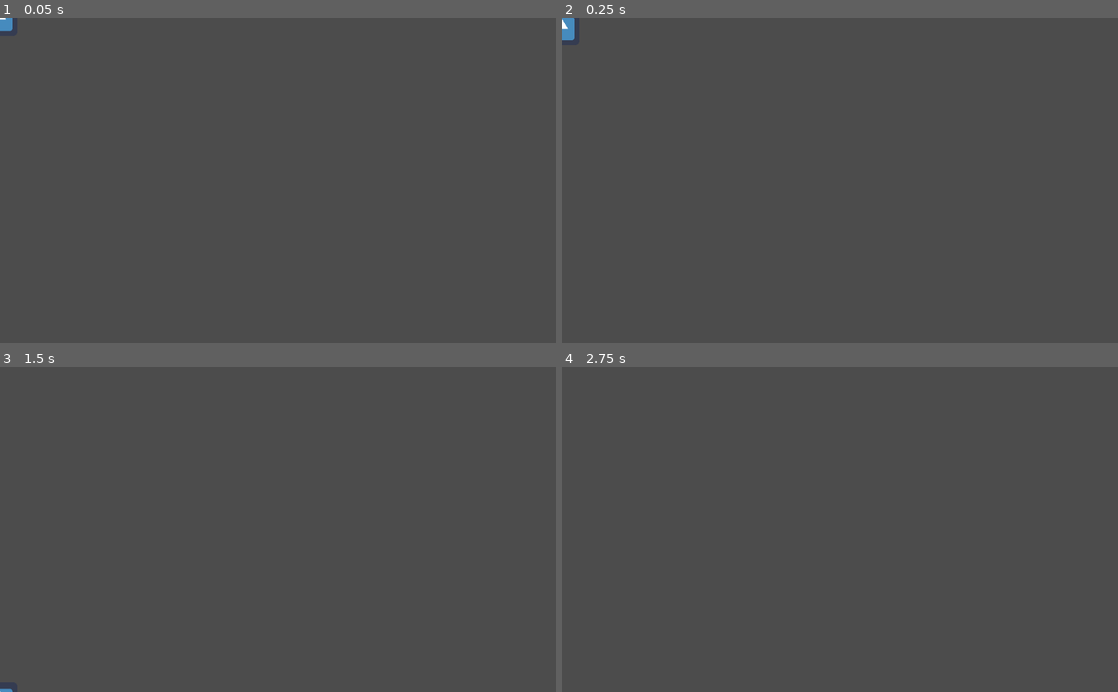
Above: before the commit, frames 1-4 (two rows, left to right).
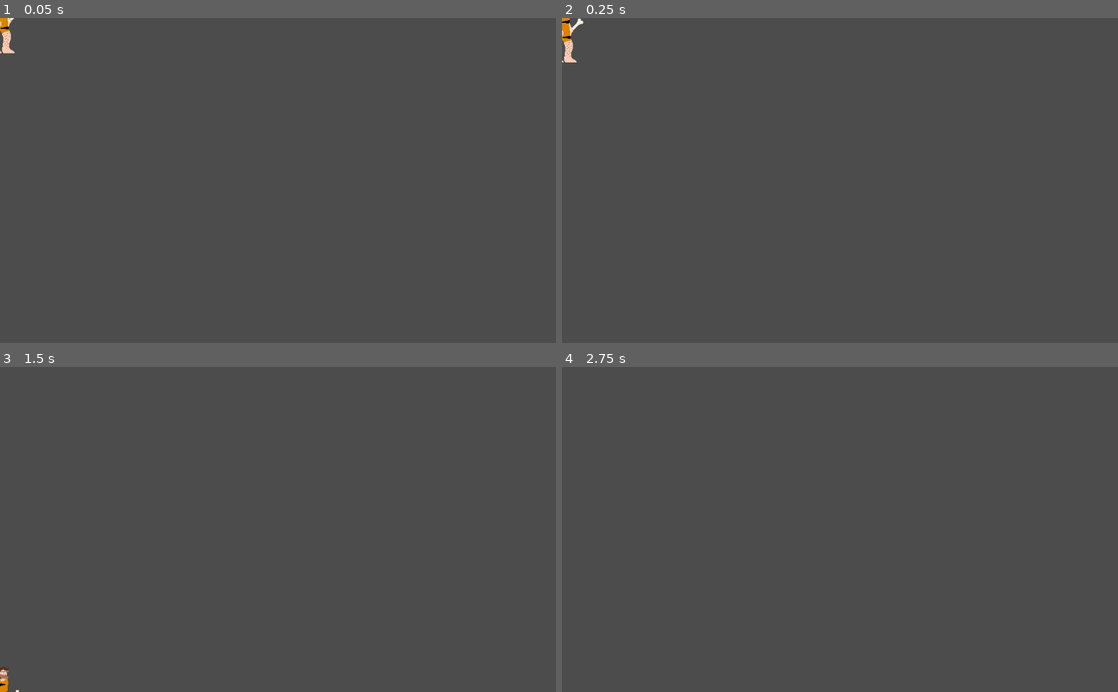
Above: after the commit, the same moments.

Repository: gilmarkandrade/game_lucas_github
Game: Godot game, scene res://inimigos/inimigos_comun/fase_1/homem_das_cavernas/side_scroller/homen_das_cavernas(s_d).tscn
Same seed, same stepped clock (60 frames per second), same inputs: the game is played once before the commit and once after it. This scene is started directly instead of the project's main scene. The engine's default icon, where the game draws it, is replaced by a stand-in: a white triangle on a blue panel in a dark square.
Inputs:
- Up to frame 1 (0.05 s): no input
- Up to frame 2 (0.25 s): no input
- Up to frame 3 (1.5 s): tap Enter (ui_accept) at 0.5, 0.77 s; hold Right (ui_right) from 0.53 s (still down)
- Up to frame 4 (2.75 s): tap Enter (ui_accept) at 1.52, 2 s; release Right (ui_right) at 2.03 s; hold Left (ui_left) from 2.03 s (still down)

The runs differ from the first frame. In frame 1, 0.2% of the frame differs, in the area x 0-3%, y 0-11%; in frame 2, 0.3%, in the area x 0-4%, y 0-14%; in frame 3, 0.1%; in frame 4, nothing differs.

Commit message:
Implementando animação homem das cavernas
Implementado a animação "idle" do homem das cavernas

Diff:
--- a/game_lucas/inimigos/inimigos_comun/fase_1/homem_das_cavernas/side_scroller/homen_das_cavernas(s_d).tscn
+++ b/game_lucas/inimigos/inimigos_comun/fase_1/homem_das_cavernas/side_scroller/homen_das_cavernas(s_d).tscn
@@ -1,7 +1,8 @@
-[gd_scene load_steps=15 format=2]
+[gd_scene load_steps=16 format=2]
 
 [ext_resource path="res://inimigos/inimigos_comun/fase_1/homem_das_cavernas/side_scroller/script_H_C/homen_das_cavernas(s_d).gd" type="Script" id=1]
-[ext_resource path="res://icon.png" type="Texture" id=2]
+[ext_resource path="res://inimigos/inimigos_comun/fase_1/homem_das_cavernas/side_scroller/idle_animation/idle1.png" type="Texture" id=2]
+[ext_resource path="res://inimigos/inimigos_comun/fase_1/homem_das_cavernas/side_scroller/idle_animation/idle2.png" type="Texture" id=3]
 
 [sub_resource type="CapsuleShape2D" id=1]
 
@@ -17,6 +18,31 @@
 [sub_resource type="Animation" id=5]
 
 [sub_resource type="Animation" id=6]
+loop = true
+tracks/0/type = "value"
+tracks/0/path = NodePath("sprite_H_C:texture")
+tracks/0/interp = 1
+tracks/0/loop_wrap = true
+tracks/0/imported = false
+tracks/0/enabled = true
+tracks/0/keys = {
+"times": PoolRealArray( 0, 0.5 ),
+"transitions": PoolRealArray( 1, 1 ),
+"update": 1,
+"values": [ ExtResource( 2 ), ExtResource( 3 ) ]
+}
+tracks/1/type = "value"
+tracks/1/path = NodePath("animation_H_C:playback_speed")
+tracks/1/interp = 1
+tracks/1/loop_wrap = true
+tracks/1/imported = false
+tracks/1/enabled = true
+tracks/1/keys = {
+"times": PoolRealArray( 0 ),
+"transitions": PoolRealArray( 1 ),
+"update": 0,
+"values": [ 0.5 ]
+}
 
 [sub_resource type="Animation" id=7]
 
@@ -48,6 +74,7 @@
 shape = SubResource( 1 )
 
 [node name="animation_H_C" type="AnimationPlayer" parent="."]
+playback_speed = 0.5
 anims/atack_left_animation = SubResource( 2 )
 anims/atack_rigth_animation = SubResource( 3 )
 anims/damage_animation = SubResource( 4 )
Not shown: 1 places in game_lucas/inimigos/inimigos_comun/fase_1/homem_das_cavernas/side_scroller/homen_das_cavernas(s_d).tscn that only renumber resources
